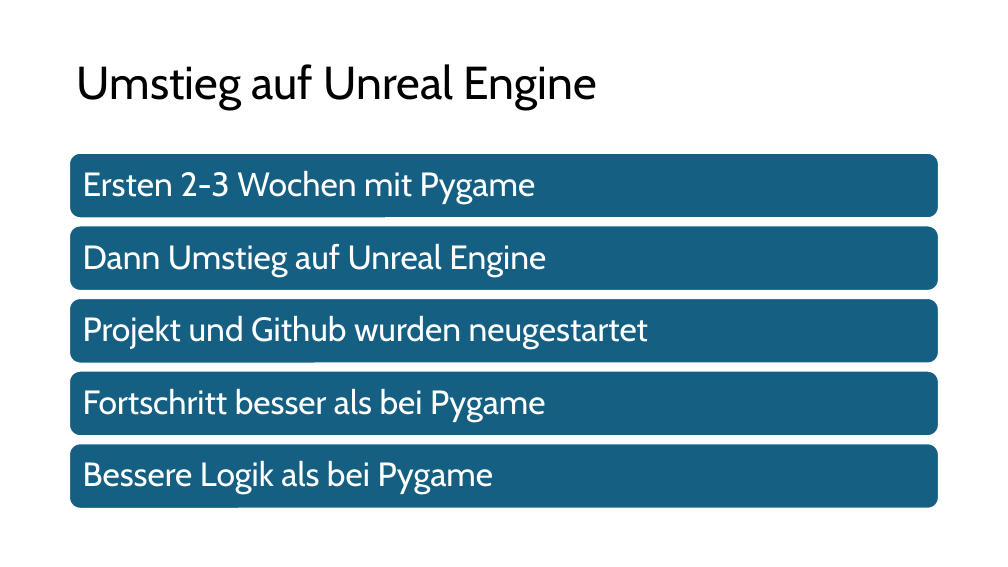
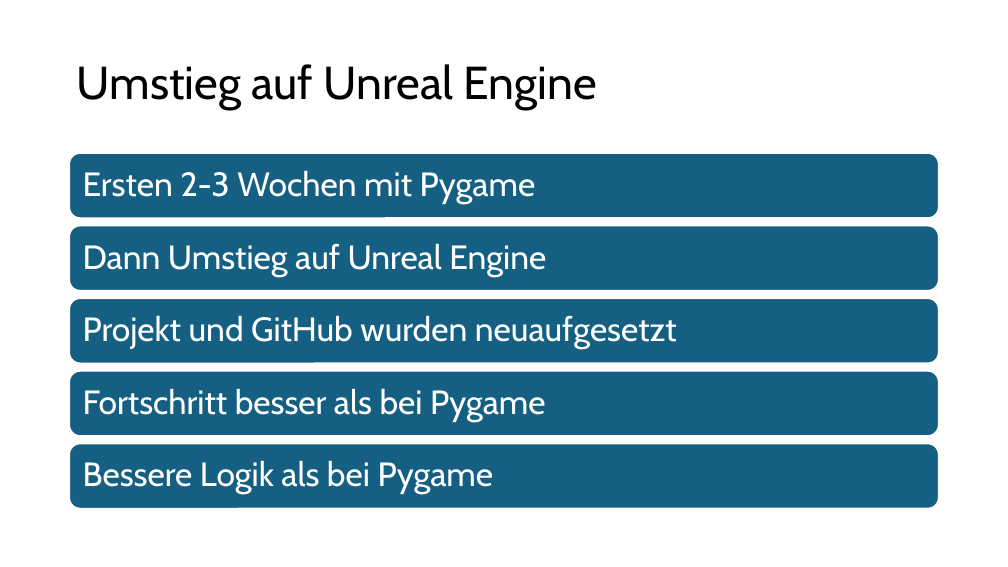
Before and after one commit to Grim-Reaperr/RotS, a slide deck: slide 6 of Projektdokumentation/ZwischenPresentation.pptx. Drawn at 1008x567 pixels with LibreOffice and Linux fonts; fonts in the diff are those of the drawing. Boxes give left, top, right and bottom in pixels: in the first picture for what was removed or moved away, otherwise in the second. Text is boxed around its words. In the diff, an @@ line names an element or a change of style, - is before the commit and + after.

Commit message:
Add PP-ZP

```diff
--- a/Projektdokumentation/ZwischenPresentation.pptx
+++ b/Projektdokumentation/ZwischenPresentation.pptx
@@ text at [83, 315, 677, 349]: text changed @@
-Projekt und Github wurden neugestartet
+Projekt und GitHub wurden neuaufgesetzt
```
Also in this commit, not shown: 2 other slides changed.
